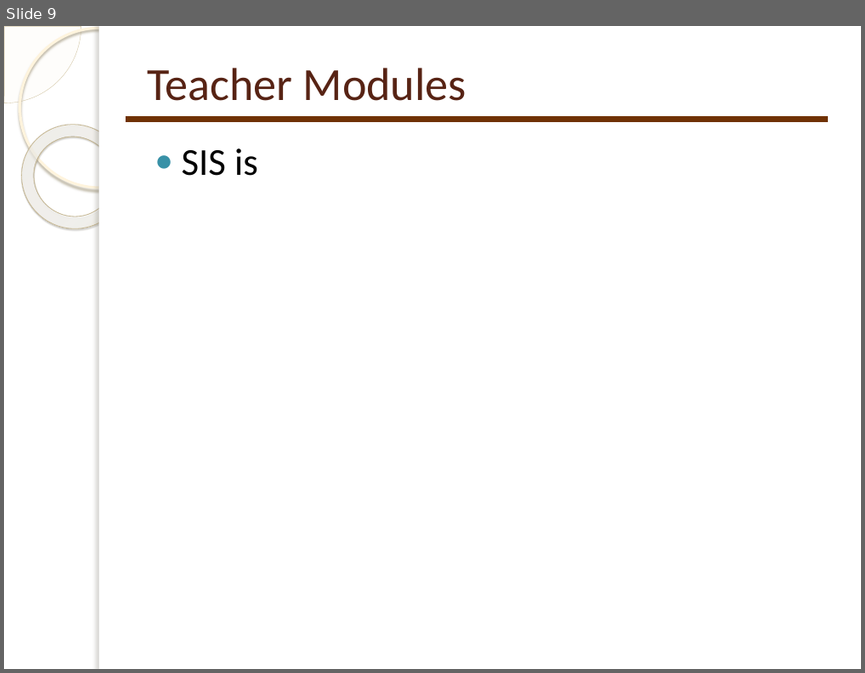
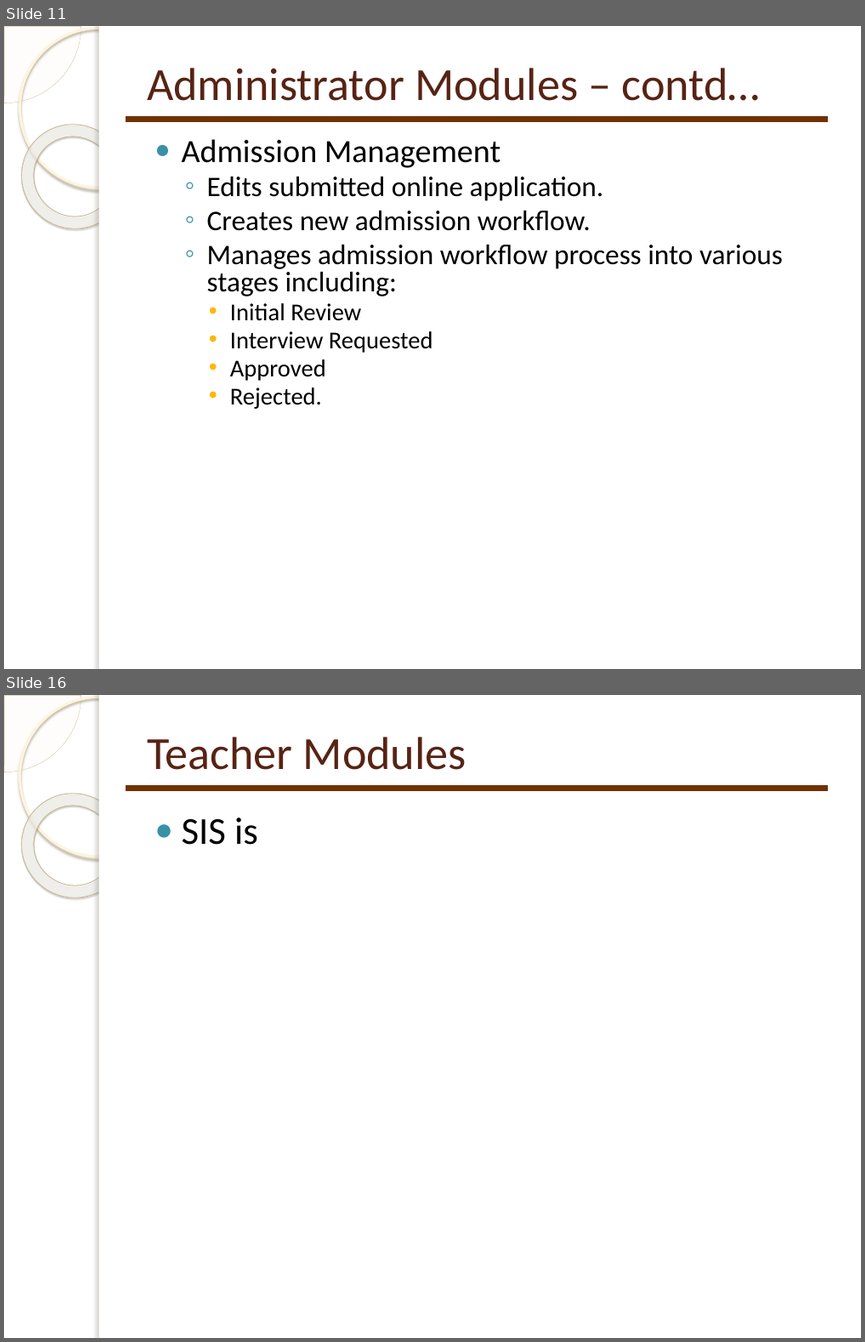
Before and after one commit to anu2013/sis2013, a slide deck: docs/SIS - Capstone Project Presentation.pptx. Shown one above the other, each under a label of ours: slide 9 before the commit, slides 11 and 16 after it; the slides between them are not shown. The pictures are 865x673 and 865x1342 pixels, drawn with LibreOffice and Linux fonts; fonts in the diff are those of the drawing; background and template pictures are left out. Boxes give left, top, right and bottom in pixels: in the first picture for what was removed or moved away, otherwise in the second. Text is boxed around its words. In the diff, an @@ line names an element or a change of style, - is before the commit and + after.

```diff
--- a/docs/SIS - Capstone Project Presentation.pptx
+++ b/docs/SIS - Capstone Project Presentation.pptx
@@ slide 11 added at (4,26,861,669), background picture (left out); not listed: 5 template elements that a slide beside it also shows @@
@@ title added at (147,68,760,101), 38.7 pt, text #572314 @@
+Administrator Modules – contd…
@@ line added from (126, 119) to (828, 119), #703204 5 pt @@
@@ text added at (182,139,783,408), 23.8 pt, text #000000 @@
+● Admission Management
+  ◦ Edits submitted online application.
+  ◦ Creates new admission workflow.
+  ◦ Manages admission workflow process into various stages including:
+    • Initial Review
+    • Interview Requested
+    • Approved
+    • Rejected.
@@ what was slide 9 is now slide 16 @@
```
Also in this commit, not shown: 1 slide changed, 7 other slides added, 1 slide removed.
